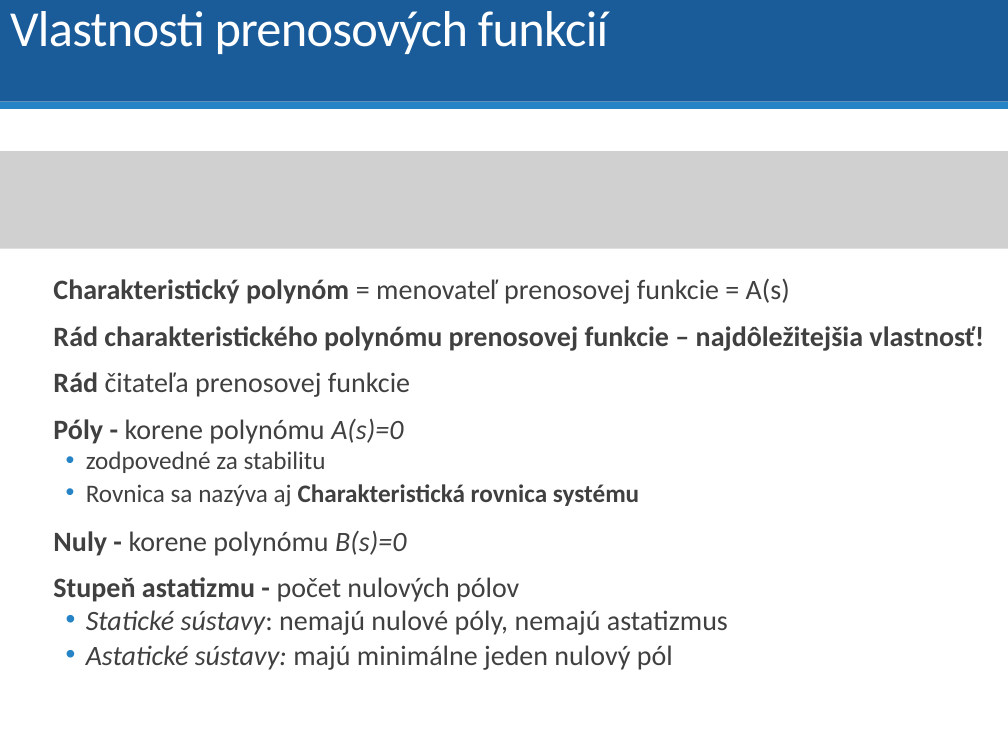
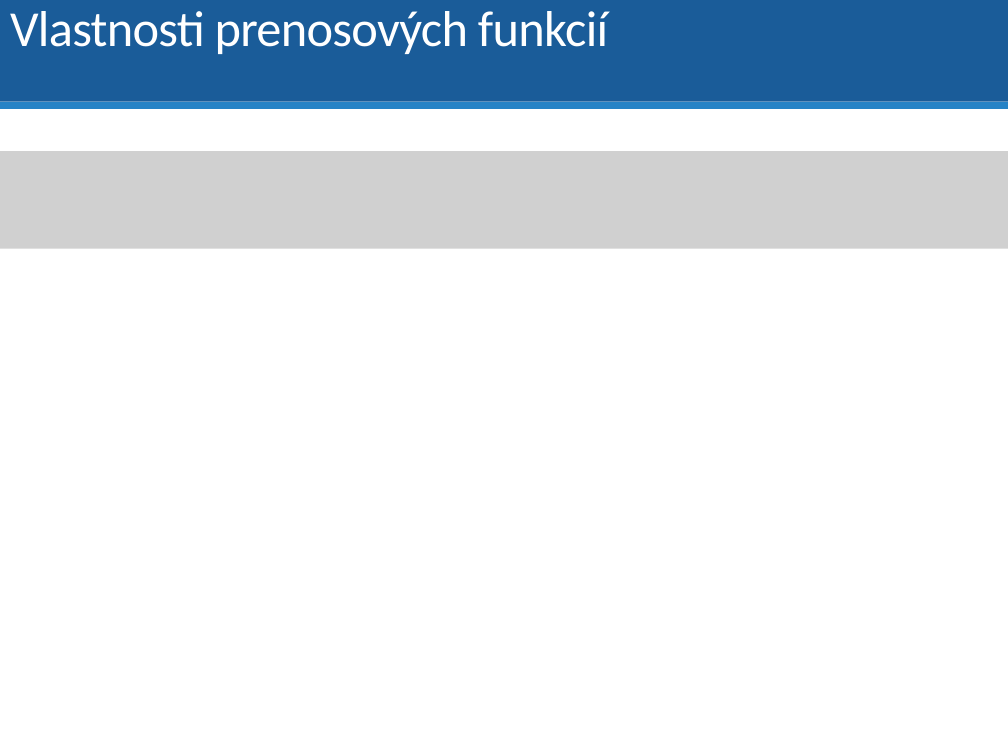
Before and after one commit to dodekm/TeamProjektKybernetika, a slide deck: slide 40 of Nove prednasky/P01_02_03_dynamika_dif_rovnice_LPT_prenosova_funkcia_modelovanie.pptx. Drawn at 1008x756 pixels with LibreOffice and Linux fonts; fonts in the diff are those of the drawing; grey boxes stand for pictures. Boxes give left, top, right and bottom in pixels: in the first picture for what was removed or moved away, otherwise in the second. Text is boxed around its words. In the diff, an @@ line names an element or a change of style, - is before the commit and + after.

```diff
--- a/Nove prednasky/P01_02_03_dynamika_dif_rovnice_LPT_prenosova_funkcia_modelovanie.pptx
+++ b/Nove prednasky/P01_02_03_dynamika_dif_rovnice_LPT_prenosova_funkcia_modelovanie.pptx
@@ text removed at box(53, 278, 984, 670) @@
-  Charakteristický polynóm = menovateľ prenosovej funkcie = A(s)
-  Rád charakteristického polynómu prenosovej funkcie – najdôležitejšia vlastnosť!
-  Rád čitateľa prenosovej funkcie
-  Póly - korene polynómu A(s)=0
-  • zodpovedné za stabilitu
-  • Rovnica sa nazýva aj Charakteristická rovnica systému
-  Nuly - korene polynómu B(s)=0
-  Stupeň astatizmu - počet nulových pólov
-  • Statické sústavy: nemajú nulové póly, nemajú astatizmus
-  • Astatické sústavy: majú minimálne jeden nulový pól
```
Also in this commit, not shown: 5 other slides changed, 2 other files.
